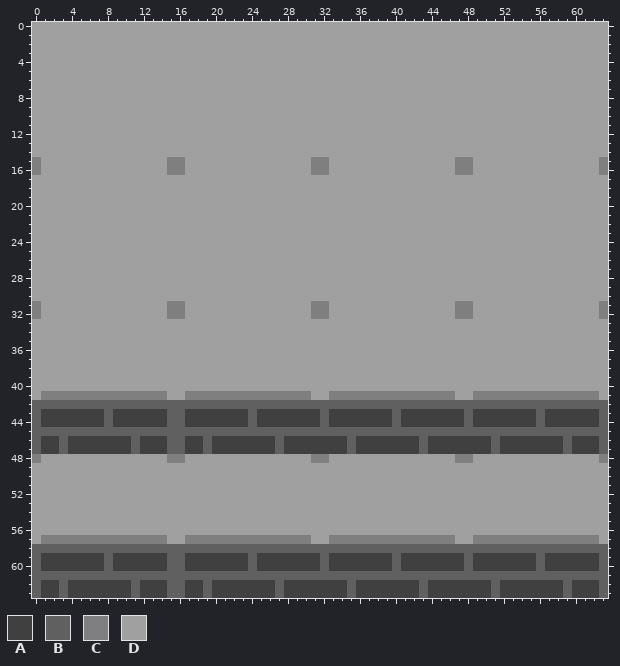
A pixel-art sprite gets an edit: img/walls.png. The first picture shows the starting point.
The file is 128x128 pixels, drawn in blocks of 2x2; one block is one cell here. Colours within 5 levels of each other are drawn and written as one.
Palette (. is transparent): A #404040  B #606060  C #807f7f  D #a0a0a0
Once edited:
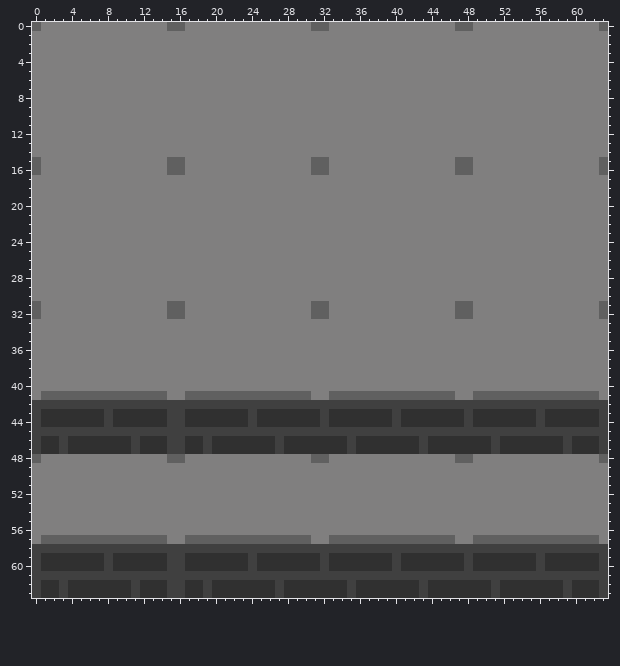
What changed:
colour A: #404040 -> #303030
colour B: #606060 -> #404040
colour C: #807f7f -> #606060
colour D: #a0a0a0 -> #807f7f
Changed rows in their new state; - is a pixel that keeps its letter.
first column x 0:
 0 C--------------CC--------------CC--------------CC--------------C
Pixel boxes of the changes (left, top, right, bottom) in both pictures:
changed: (32, 22, 608, 598)
